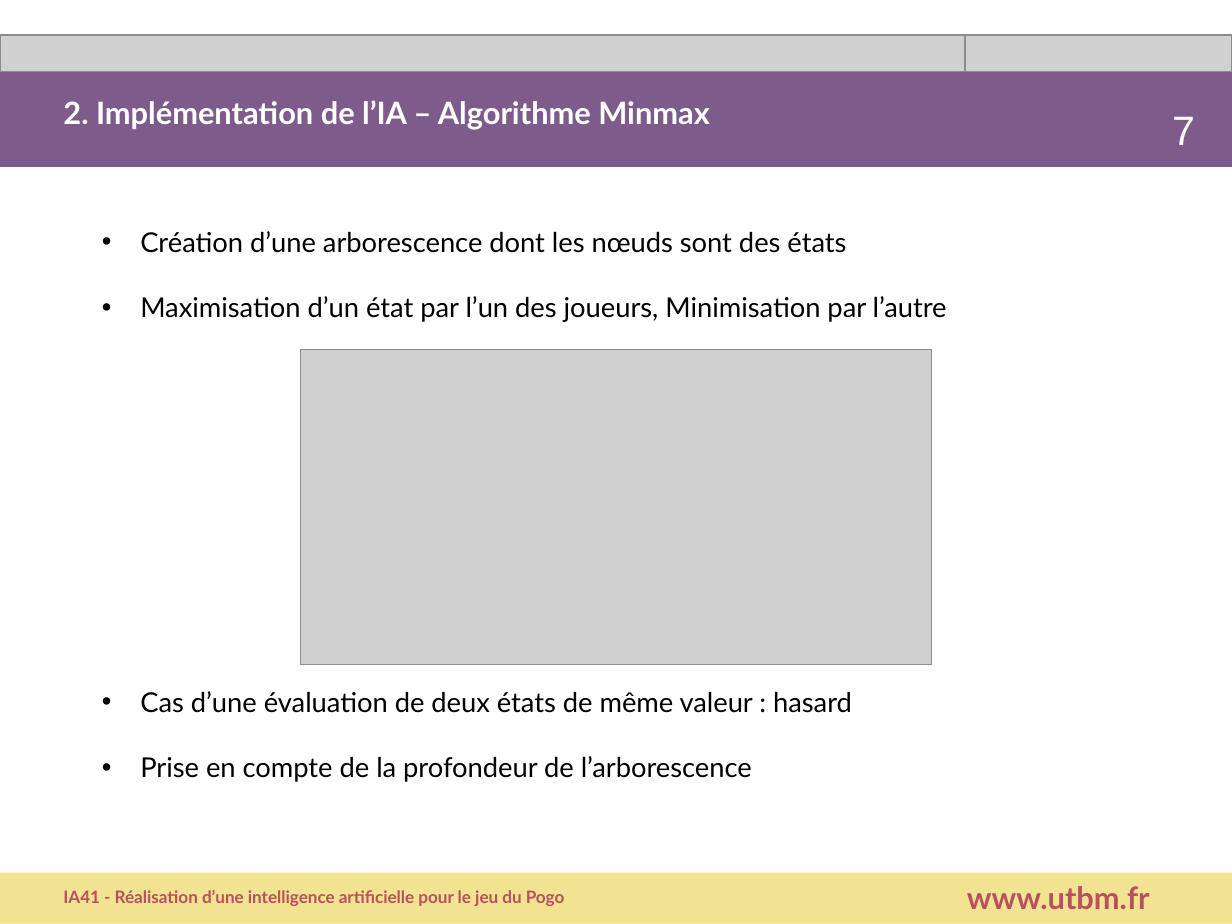
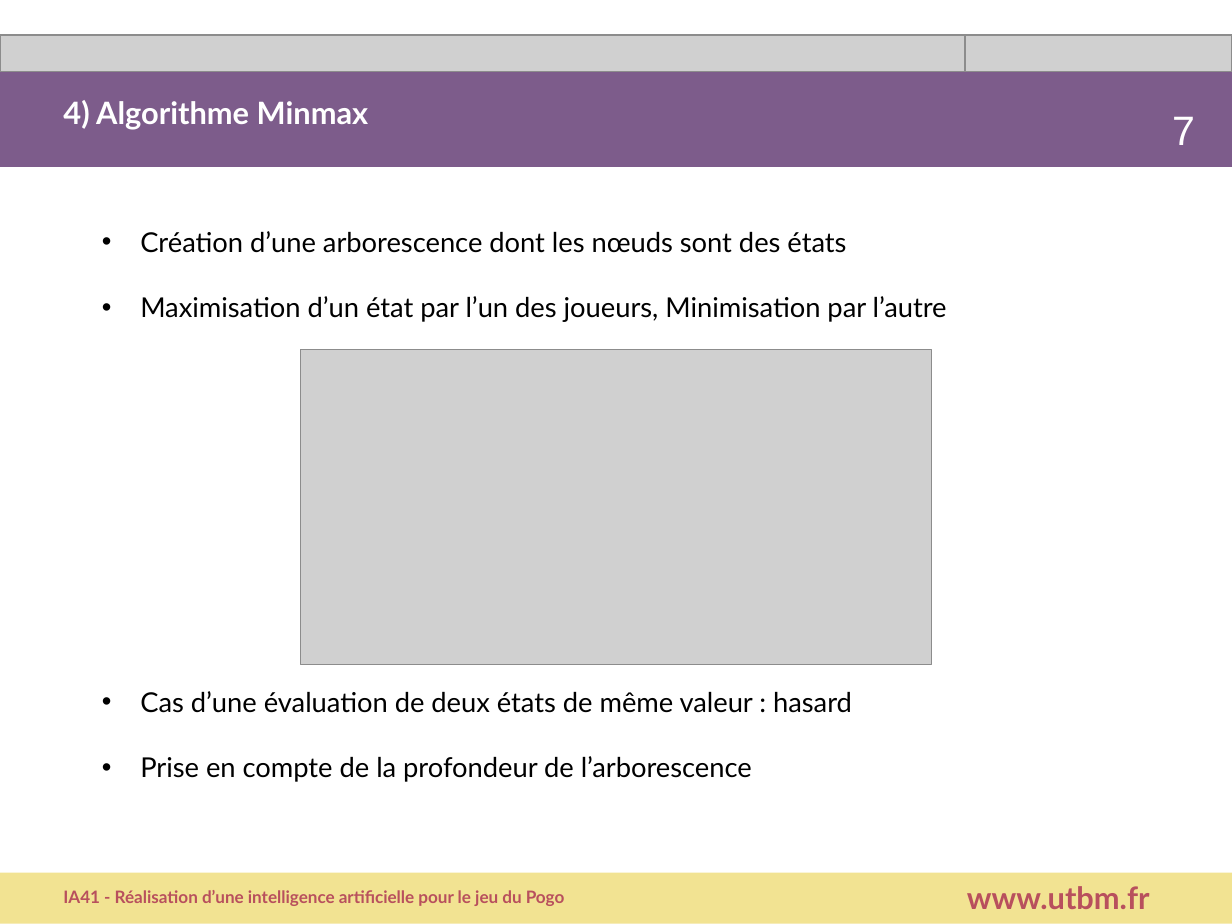
Before and after one commit to belkacemlahouel/IA41_Pogo, a slide deck: slide 6 of Presentation.ppt (slide 7 before the commit). Drawn at 1232x924 pixels with LibreOffice and Linux fonts; fonts in the diff are those of the drawing; grey boxes stand for pictures. Boxes give left, top, right and bottom in pixels: in the first picture for what was removed or moved away, otherwise in the second. Text is boxed around its words. In the diff, an @@ line names an element or a change of style, - is before the commit and + after.

```diff
--- a/Presentation.ppt
+++ b/Presentation.ppt
@@ text at box(63, 100, 369, 130): text changed @@
-2. Implémentation de l’IA – Algorithme Minmax
+4) Algorithme Minmax
```
Also in this commit, not shown: 6 other slides changed, 1 slide removed.
